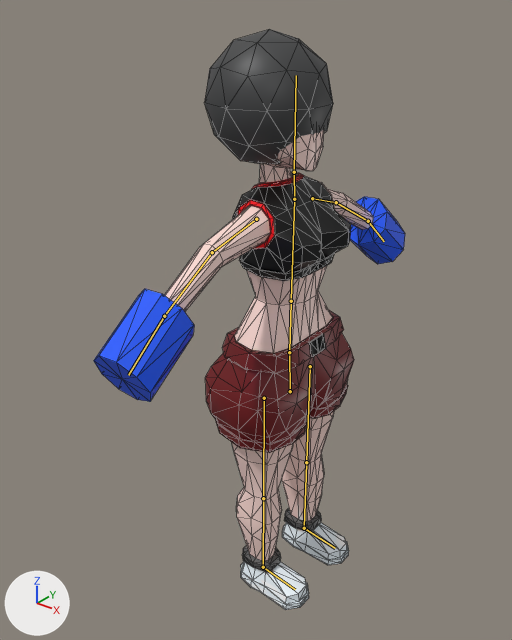
The Blender file models/Chica/chica.blend, before and after one commit.
One viewpoint serves both versions: a 50 mm lens placed at (8.01, -11.15, 13.34), pointed at (-0.72, -0.24, 6.58). Arrows for +X, +Y and +Z are at lower left; the lights stay in place. The bones that bend it are drawn over the model as lines. Mesh edges are drawn as thin lines.
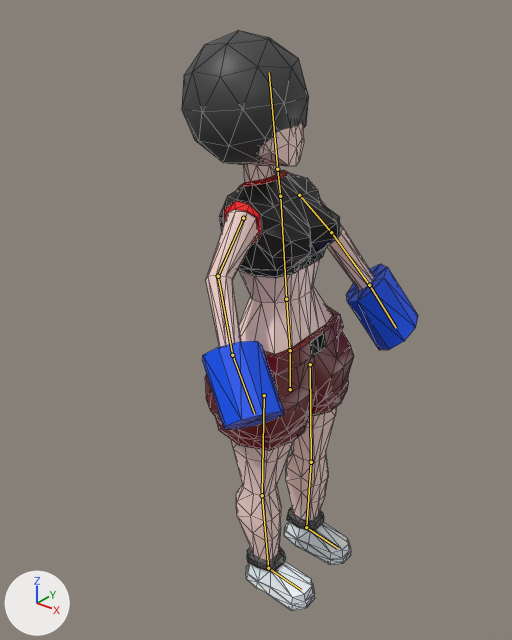
The newer file adds an action. The first version stands in its rest pose; the second is drawn at frame 130 of the action 'ArmatureAction2'.

The change, as a list of edits to the scene's bpy script:
```text
Change bone_cadera:
    where bone_cadera = bpy.data.objects['Armature'].pose.bones['cadera']
    bone_cadera.location: (0.0, 0.0, 0.0) -> (0.0, 0.04, 0.0)
    bone_cadera.rotation_quaternion: (1.0, 0.0, 0.0, 0.0) -> (1.0, 0.015, 0.008, -0.012)  # degrees (0, 0, 0) -> degrees (2, 1, -1)
Change bone_cintura:
    where bone_cintura = bpy.data.objects['Armature'].pose.bones['cintura']  # child of 'cadera'
    bone_cintura.rotation_quaternion: (1.0, 0.0, 0.0, 0.0) -> (0.999, -0.008, 0.0, 0.05)  # degrees (0, 0, 0) -> degrees (-1, 0, 6)
Change bone_cabeza:
    where bone_cabeza = bpy.data.objects['Armature'].pose.bones['cabeza']  # child of 'cuello'
    bone_cabeza.rotation_quaternion: (1.0, 0.0, 0.0, 0.0) -> (1.0, 0.0, 0.0, 0.012)  # degrees (0, 0, 0) -> degrees (0, 0, 1)
Change bone_brazo_l:
    where bone_brazo_l = bpy.data.objects['Armature'].pose.bones['brazo L']  # child of 'torso'
    bone_brazo_l.rotation_quaternion: (1.0, 0.0, 0.0, 0.0) -> (0.924, 0.331, -0.193, -0.002)  # degrees (0, 0, 0) -> degrees (41, -21, -8)
Change bone_antebrazo_l:
    where bone_antebrazo_l = bpy.data.objects['Armature'].pose.bones['antebrazo L']  # child of 'brazo L'
    bone_antebrazo_l.rotation_quaternion: (1.0, 0.0, 0.0, 0.0) -> (0.944, -0.057, 0.12, -0.253)  # degrees (0, 0, 0) -> degrees (-10, 12, -31)
Change bone_mano_l:
    where bone_mano_l = bpy.data.objects['Armature'].pose.bones['mano L']  # child of 'antebrazo L'
    bone_mano_l.rotation_quaternion: (1.0, 0.0, 0.0, 0.0) -> (0.993, -0.014, 0.02, -0.075)  # degrees (0, 0, 0) -> degrees (-2, 2, -9)
Change bone_brazo_r:
    where bone_brazo_r = bpy.data.objects['Armature'].pose.bones['brazo R']  # child of 'torso'
    bone_brazo_r.rotation_quaternion: (1.0, 0.0, 0.0, 0.0) -> (0.913, -0.176, -0.111, -0.333)  # degrees (0, 0, 0) -> degrees (-15, -19, -37)
Change bone_antebrazo_r:
    where bone_antebrazo_r = bpy.data.objects['Armature'].pose.bones['antebrazo R']  # child of 'brazo R'
    bone_antebrazo_r.rotation_quaternion: (1.0, 0.0, 0.0, 0.0) -> (0.992, 0.001, 0.014, 0.033)  # degrees (0, 0, 0) -> degrees (0, 2, 4)
Change bone_mano_r:
    where bone_mano_r = bpy.data.objects['Armature'].pose.bones['mano R ']  # child of 'antebrazo R'
    bone_mano_r.rotation_quaternion: (1.0, 0.0, 0.0, 0.0) -> (0.994, 0.008, -0.014, -0.062)  # degrees (0, 0, 0) -> degrees (1, -2, -7)
Change bone_muslo_l:
    where bone_muslo_l = bpy.data.objects['Armature'].pose.bones['muslo L']
    bone_muslo_l.location: (0.0, 0.0, 0.0) -> (0.0, -0.04, 0.0)
    bone_muslo_l.rotation_quaternion: (1.0, 0.0, 0.0, 0.0) -> (1.001, 0.0, 0.0, 0.008)  # degrees (0, 0, 0) -> degrees (0, 0, 1)
Change bone_pierna_l:
    where bone_pierna_l = bpy.data.objects['Armature'].pose.bones['pierna L']  # child of 'muslo L'
    bone_pierna_l.rotation_quaternion: (1.0, 0.0, 0.0, 0.0) -> (0.982, 0.0, 0.0, -0.056)  # degrees (0, 0, 0) -> degrees (0, 0, -6)
Change bone_pie_l:
    where bone_pie_l = bpy.data.objects['Armature'].pose.bones['pie L']  # child of 'pierna L'
    bone_pie_l.rotation_quaternion: (1.0, 0.0, 0.0, 0.0) -> (0.998, 0.0, 0.0, 0.04)  # degrees (0, 0, 0) -> degrees (0, 0, 5)
Change bone_muslo_r:
    where bone_muslo_r = bpy.data.objects['Armature'].pose.bones['muslo R']
    bone_muslo_r.location: (0.0, 0.0, 0.0) -> (0.0, -0.04, 0.0)
    bone_muslo_r.rotation_quaternion: (1.0, 0.0, 0.0, 0.0) -> (0.995, 0.0, 0.0, -0.023)  # degrees (0, 0, 0) -> degrees (0, 0, -3)
Change bone_pierna_r:
    where bone_pierna_r = bpy.data.objects['Armature'].pose.bones['pierna R']  # child of 'muslo R'
    bone_pierna_r.rotation_quaternion: (1.0, 0.0, 0.0, 0.0) -> (1.004, 0.0, 0.0, 0.035)  # degrees (0, 0, 0) -> degrees (0, 0, 4)
```

Location of each change, (x1, y1, x2, y2) in pixels of the pictures (512 x 640 px):
'Cube', posed (24% narrower)
    before: (94, 29, 405, 610)
    after: (182, 30, 418, 611)
bone 'cadera', root to tip
    before: (290, 391) to (289, 352)
    after: (290, 389) to (290, 350)
bone 'cintura', root to tip
    before: (289, 352) to (291, 301)
    after: (290, 350) to (286, 299)
bone 'cabeza', root to tip
    before: (294, 172) to (296, 75)
    after: (277, 169) to (269, 72)
bone 'brazo L', root to tip
    before: (256, 219) to (212, 252)
    after: (243, 218) to (218, 276)
bone 'antebrazo L', root to tip
    before: (212, 252) to (164, 316)
    after: (218, 276) to (232, 355)
bone 'mano L', root to tip
    before: (164, 316) to (128, 375)
    after: (232, 355) to (254, 414)
bone 'brazo R', root to tip
    before: (312, 198) to (336, 202)
    after: (299, 195) to (331, 232)
bone 'antebrazo R', root to tip
    before: (336, 202) to (368, 221)
    after: (331, 232) to (369, 285)
bone 'mano R ', root to tip
    before: (368, 221) to (384, 241)
    after: (369, 285) to (396, 328)
bone 'muslo L', root to tip
    before: (264, 398) to (263, 498)
    after: (264, 395) to (262, 495)
bone 'pierna L', root to tip
    before: (263, 498) to (263, 567)
    after: (262, 495) to (268, 568)
bone 'pie L', root to tip
    before: (263, 567) to (295, 589)
    after: (268, 568) to (301, 590)
bone 'muslo R', root to tip
    before: (310, 366) to (306, 462)
    after: (310, 364) to (311, 462)
bone 'pierna R', root to tip
    before: (306, 462) to (304, 528)
    after: (311, 462) to (306, 527)
